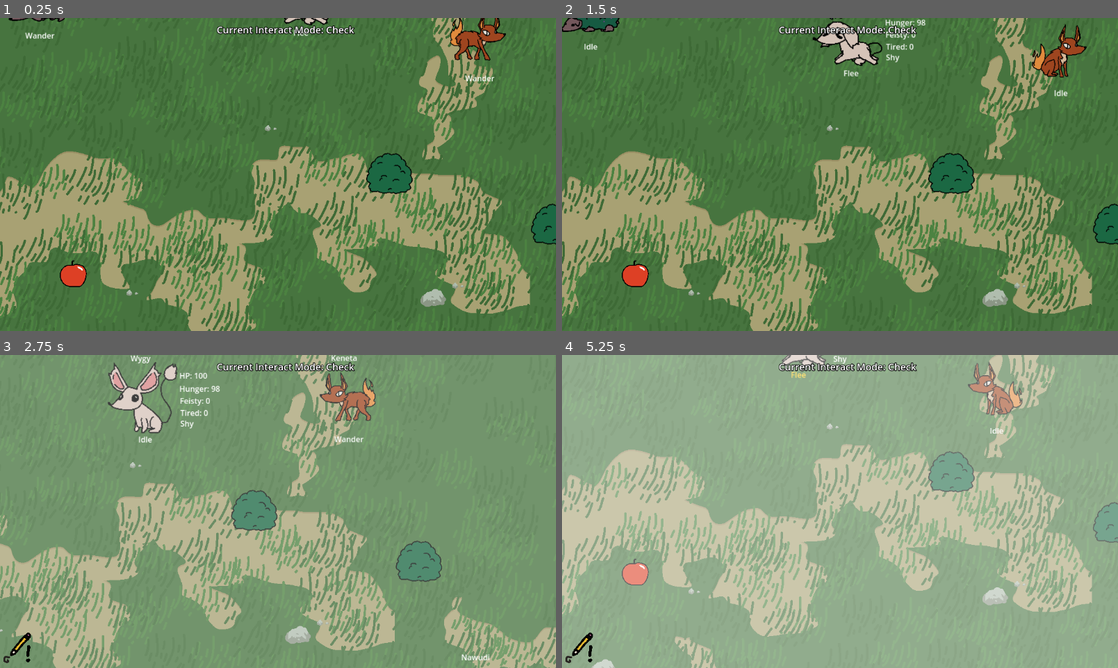
Above: before the commit, frames 1-4 (two rows, left to right).
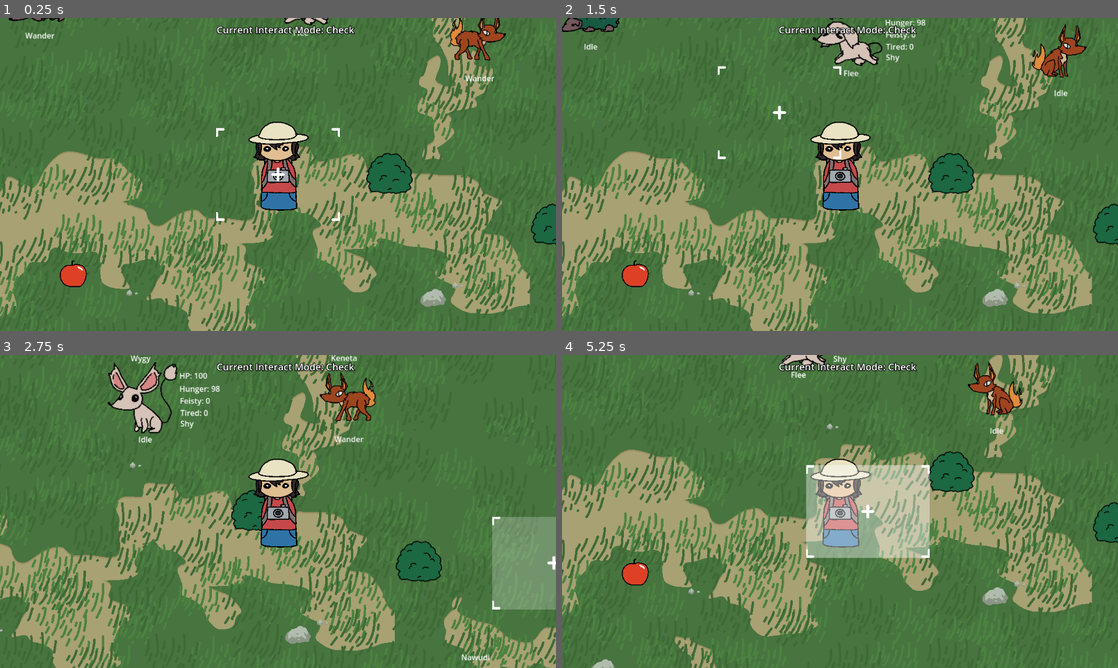
Above: after the commit, the same moments.

Repository: Nathan-Alex-Bremer/game-prototyping-project-3
Game: Godot game, scene res://Scenes/BaseScene.tscn
Two runs of this game, one before a commit and one after it. Both use one fixed random seed, a clock stepped at 60 frames per second and the inputs below.
Inputs (mouse positions are in pixels of both pictures, inside the frame that each line leads up to):
- Up to frame 1 (0.25 s): no input
- Up to frame 2 (1.5 s): drag from (1045, 49) to (634, 274) at 0.52 s; drag from (851, 30) to (634, 274) at 1.27 s
- Up to frame 3 (2.75 s): move the mouse to (555, 561) at 2.02 s; hold D (move_right) from 2.03 s (still down); tap Q (change_action_mode) at 2.1 s; click (555, 561) at 2.17 s; tap Space (capture_screen) at 2.3 s
- Up to frame 4 (5.25 s): release D (move_right) at 2.75 s; drag from (812, 511) to (701, 398) at 2.77 s; move the mouse to (1006, 558) at 3.52 s; hold A (move_left) 3.53-4.25 s; click (1006, 558) at 3.6 s; tap Space (capture_screen) at 3.8, 5.1 s; drag from (673, 464) to (823, 389) at 4.27 s; move the mouse to (867, 511) at 5.02 s; hold S (move_down) from 5.03 s (still down); click (867, 511) at 5.17 s

The runs differ from the first frame. In frame 1, 2.0% of the frame differs, in the area x 38-62%, y 33-65%; in frame 2, 2.0%; in frame 3, 95%, in the area x 0-100%, y 0-100%; in frame 4, 95%.

Commit message:
Added player character and mouse-based camera.

Diff:
--- /dev/null
+++ b/game-prototyping-project-3/Scenes/BaseSceneBackup.tscn
@@ -0,0 +1,67 @@
+[gd_scene load_steps=6 format=3 uid="uid://bn1xxr6qopay"]
+
+[ext_resource type="Script" uid="uid://bsfxihnntm7ml" path="res://Scripts/base_scene.gd" id="1_hpljy"]
+[ext_resource type="PackedScene" uid="uid://pc8elxh64c3m" path="res://Scenes/Food.tscn" id="2_uw7bp"]
+[ext_resource type="Texture2D" uid="uid://b2x8cox65d227" path="res://Art/flash.png" id="3_3m4hc"]
+[ext_resource type="Texture2D" uid="uid://bco4po0psd8mq" path="res://Art/background.png" id="4_q73x0"]
+
+[sub_resource type="RectangleShape2D" id="RectangleShape2D_4ksr6"]
+size = Vector2(20, 2356)
+
+[node name="Node2D" type="Node2D"]
+script = ExtResource("1_hpljy")
+
+[node name="Food" parent="." instance=ExtResource("2_uw7bp")]
+z_index = -1
+position = Vector2(153, 531)
+
+[node name="Flash" type="Sprite2D" parent="."]
+modulate = Color(1, 1, 1, 0)
+z_index = 7
+position = Vector2(576, 324)
+texture = ExtResource("3_3m4hc")
+
+[node name="Background" type="Sprite2D" parent="."]
+z_index = -10
+position = Vector2(690, 450)
+texture = ExtResource("4_q73x0")
+
+[node name="StaticBody2D4" type="StaticBody2D" parent="."]
+collision_layer = 7
+collision_mask = 5
+
+[node name="CollisionShape2D" type="CollisionShape2D" parent="StaticBody2D4"]
+position = Vector2(692, -208)
+rotation = -1.57079
+shape = SubResource("RectangleShape2D_4ksr6")
+
+[node name="StaticBody2D3" type="StaticBody2D" parent="."]
+collision_layer = 7
+collision_mask = 5
+
+[node name="CollisionShape2D" type="CollisionShape2D" parent="StaticBody2D3"]
+position = Vector2(693, 1108)
+rotation = -1.57079
+shape = SubResource("RectangleShape2D_4ksr6")
+
+[node name="StaticBody2D2" type="StaticBody2D" parent="."]
+collision_layer = 7
+collision_mask = 5
+
+[node name="CollisionShape2D" type="CollisionShape2D" parent="StaticBody2D2"]
+position = Vector2(1852, 448)
+shape = SubResource("RectangleShape2D_4ksr6")
+
+[node name="StaticBody2D" type="StaticBody2D" parent="."]
+collision_layer = 7
+collision_mask = 5
+
+[node name="CollisionShape2D" type="CollisionShape2D" parent="StaticBody2D"]
+position = Vector2(-472, 448)
+shape = SubResource("RectangleShape2D_4ksr6")
+
+[node name="MaxPos" type="Node2D" parent="."]
+position = Vector2(1742, 998)
+
+[node name="MinPos" type="Node2D" parent="."]
+position = Vector2(-362, -98)
--- /dev/null
+++ b/game-prototyping-project-3/Scenes/CameraArea.tscn
@@ -0,0 +1,25 @@
+[gd_scene load_steps=5 format=3 uid="uid://o0f3estdyb43"]
+
+[ext_resource type="Script" uid="uid://svk4o55rcymy" path="res://Scripts/camera_area.gd" id="1_bxgb3"]
+[ext_resource type="Texture2D" uid="uid://b1w7uswu2hdcd" path="res://Art/cameramarker.png" id="1_hsoh7"]
+[ext_resource type="Texture2D" uid="uid://b2x8cox65d227" path="res://Art/flash.png" id="3_m3j8b"]
+
+[sub_resource type="RectangleShape2D" id="RectangleShape2D_bxgb3"]
+size = Vector2(256, 192)
+
+[node name="CameraArea" type="Area2D"]
+input_pickable = false
+script = ExtResource("1_bxgb3")
+
+[node name="CollisionShape2D" type="CollisionShape2D" parent="."]
+shape = SubResource("RectangleShape2D_bxgb3")
+
+[node name="Sprite2D" type="Sprite2D" parent="."]
+texture = ExtResource("1_hsoh7")
+
+[node name="Flash" type="Sprite2D" parent="."]
+modulate = Color(1, 1, 1, 0)
+z_index = 7
+position = Vector2(8.46386e-06, 4.41074e-06)
+scale = Vector2(0.222222, 0.296296)
+texture = ExtResource("3_m3j8b")
--- a/game-prototyping-project-3/Scenes/GameState.tscn
+++ b/game-prototyping-project-3/Scenes/GameState.tscn
@@ -7,6 +7,7 @@
 [ext_resource type="PackedScene" uid="uid://pc8elxh64c3m" path="res://Scenes/Food.tscn" id="3_timhb"]
 [ext_resource type="PackedScene" uid="uid://cjh4yfiih2h2h" path="res://Scenes/PlayerObserver.tscn" id="4_timhb"]
 [ext_resource type="PackedScene" uid="uid://lavky42twi00" path="res://Scenes/Bush.tscn" id="6_7pu5x"]
+[ext_resource type="PackedScene" uid="uid://o0f3estdyb43" path="res://Scenes/CameraArea.tscn" id="8_hahlw"]
 
 [node name="GameState" type="Node2D"]
 script = ExtResource("1_6swv3")
@@ -16,3 +17,4 @@
 food_scene = ExtResource("3_timhb")
 bush_scene = ExtResource("6_7pu5x")
 player_scene = ExtResource("4_timhb")
+camera_area_scene = ExtResource("8_hahlw")
--- a/game-prototyping-project-3/Scenes/PlayerObserver.tscn
+++ b/game-prototyping-project-3/Scenes/PlayerObserver.tscn
@@ -1,13 +1,15 @@
-[gd_scene load_steps=9 format=3 uid="uid://cjh4yfiih2h2h"]
+[gd_scene load_steps=11 format=3 uid="uid://cjh4yfiih2h2h"]
 
 [ext_resource type="Script" uid="uid://b1ae65hd7fin6" path="res://Scripts/player_observer.gd" id="1_4o3b8"]
 [ext_resource type="PackedScene" uid="uid://0wnkaj8ql8" path="res://Scenes/Journal.tscn" id="2_8kdyt"]
 [ext_resource type="Texture2D" uid="uid://b2x8cox65d227" path="res://Art/flash.png" id="3_40w55"]
 [ext_resource type="Texture2D" uid="uid://b5de8vnm8oilm" path="res://Art/popup.png" id="4_swban"]
 [ext_resource type="Texture2D" uid="uid://2m1yrox10dmj" path="res://Art/journalnotif.png" id="5_jpdhb"]
+[ext_resource type="Texture2D" uid="uid://c7walfx5ihva3" path="res://Art/player.png" id="6_jpdhb"]
+[ext_resource type="PackedScene" uid="uid://o0f3estdyb43" path="res://Scenes/CameraArea.tscn" id="7_hnjst"]
 
 [sub_resource type="RectangleShape2D" id="RectangleShape2D_8kdyt"]
-size = Vector2(1152, 648)
+size = Vector2(85, 127)
 
 [sub_resource type="LabelSettings" id="LabelSettings_fjm26"]
 font_size = 20
@@ -22,7 +24,7 @@
 shadow_size = 0
 shadow_color = Color(0, 0, 0, 0.701961)
 
-[node name="PlayerObserver" type="CharacterBody2D"]
+[node name="PlayerObserver" type="CharacterBody2D" groups=["player"]]
 collision_layer = 4
 collision_mask = 4
 script = ExtResource("1_4o3b8")
@@ -38,8 +40,8 @@
 &"Predator": NodePath("JournalPagePredator")
 }
 
-[node name="CollisionShape2D" type="CollisionShape2D" parent="."]
-position = Vector2(576, 324)
+[node name="CollisionShape2D" type="CollisionShape2D" parent="." groups=["player"]]
+position = Vector2(577.5, 340.5)
 shape = SubResource("RectangleShape2D_8kdyt")
 
 [node name="Flash" type="Sprite2D" parent="."]
@@ -86,3 +88,11 @@
 z_index = 7
 position = Vector2(576, 324)
 texture = ExtResource("3_40w55")
+
+[node name="Sprite2D" type="Sprite2D" parent="."]
+z_index = 2
+position = Vector2(577, 308)
+texture = ExtResource("6_jpdhb")
+
+[node name="CameraArea" parent="." instance=ExtResource("7_hnjst")]
+z_index = 7
--- a/game-prototyping-project-3/Scripts/JournalPages/journal_page_plant_creature.gd
+++ b/game-prototyping-project-3/Scripts/JournalPages/journal_page_plant_creature.gd
@@ -109,7 +109,7 @@
 				$StateDropFood.text = "- DROP FOOD: The fruit they drop from their body is eaten by many other creatures."
 				$StateWander.modulate = Color(0.0, 0.5, 0.0, 1.0)
 				progress += 1
-		"Poison":
+		"Poison Dust":
 			if times_found == 1:
 				$StatePoison.text = "- POISON: Shakes wildly to scatter a poisonous dust when threatened."
 				$StatePoison.modulate = Color(0.0, 0.0, 0.0, 1.0)
--- a/game-prototyping-project-3/Scripts/base_scene.gd
+++ b/game-prototyping-project-3/Scripts/base_scene.gd
@@ -6,6 +6,7 @@
 var timer: float
 
 var player: PlayerObserver
+var camera_area: CameraArea
 
 # State changing
 var interact_mode_text: StringName = "Current Interact Mode: "
@@ -18,6 +19,9 @@
 	timer = timer_count
 
 	# Instantiate a player observer
+	#camera_area = GameState.camera_area_scene.instantiate()
+	#add_child(camera_area)
+
 	player = GameState.player_scene.instantiate()
 	player.connect("CapturedState", on_capture_state)
 	player.connect("ClickedFood", on_clicked_food)
@@ -25,6 +29,7 @@
 	player.connect("ChangeJournalPage", on_change_journal_page)
 	player.connect("ChangeMode", on_change_mode)
 	player.connect("ToggleCreatureStats", on_toggle_creature_stats)
+	# player.connect_camera_area(camera_area)
 	add_child(player)
 
 	# Instantiate a creature
--- /dev/null
+++ b/game-prototyping-project-3/Scripts/camera_area.gd
@@ -0,0 +1,20 @@
+extends Area2D
+
+class_name CameraArea
+
+var camera
+
+# Called when the node enters the scene tree for the first time.
+func _ready() -> void:
+	camera = get_viewport().get_camera_2d()
+	# position = DisplayServer.mouse_get_position()
+
+
+# Called every frame. 'delta' is the elapsed time since the previous frame.
+func _process(delta: float) -> void:
+	position = camera.get_global_mouse_position() - get_parent().position
+	# position = DisplayServer.mouse_get_position() - Vector2i(700, 470)
+	# print(position)
+
+func get_flash() -> Sprite2D:
+	return $Flash
--- a/game-prototyping-project-3/Scripts/creature.gd
+++ b/game-prototyping-project-3/Scripts/creature.gd
@@ -248,6 +248,9 @@
 func change_visibility(val: bool) -> void:
 	visible = val
 
+func change_label_color(val: Color) -> void:
+	$StateLabel.modulate = val
+
 # Way for the player to give a signal to creatures
 func send_signal(signal_type: StringName, signal_sender: Node2D) -> void:
 	blackboard.signal_type = signal_type
--- a/game-prototyping-project-3/Scripts/game_state.gd
+++ b/game-prototyping-project-3/Scripts/game_state.gd
@@ -26,6 +26,7 @@
 # Player
 @export var player_scene: PackedScene
 var player_in_journal: bool = false
+@export var camera_area_scene: PackedScene
 
 var screen_size: Vector2
 
@@ -94,7 +95,7 @@
 	found_states["PlantCreature"]["Annoyed"] = 0
 	found_states["PlantCreature"]["Play"] = 0
 	found_states["PlantCreature"]["Drop Food"] = 0
-	found_states["PlantCreature"]["Poison"] = 0
+	found_states["PlantCreature"]["Poison Dust"] = 0
 	found_states["PlantCreature"]["Flee"] = 0
 
 func get_state_in_journal(creature_name: StringName, state_name: StringName) -> bool:
--- a/game-prototyping-project-3/Scripts/player_observer.gd
+++ b/game-prototyping-project-3/Scripts/player_observer.gd
@@ -10,6 +10,7 @@
 var message_timer: float = 0
 
 # Camera
+# var camera_area: CameraArea
 var camera_speed: float = 400
 var camera_cooldown: float = 0
 var camera_max_cooldown: float = 0.5
@@ -30,7 +31,7 @@
 # Called every frame. 'delta' is the elapsed time since the previous frame.
 func _process(delta: float) -> void:
 	# Update flash
-	$Flash.modulate.a = lerp($Flash.modulate.a, 0.0, 0.03)
+	$CameraArea.get_flash().modulate.a = lerp($CameraArea.get_flash().modulate.a, 0.0, 0.03)
 
 	if camera_cooldown > 0:
 		camera_cooldown -= delta
@@ -124,15 +125,19 @@
 	# Handles movement, collision, and sliding along collision surfaces
 	var collision = move_and_slide()
 
+#func connect_camera_area(cam: CameraArea) -> void:
+	#camera_area = cam
+
 func capture_creature_states() -> void:
 	# Start camera flash effect
-	$Flash.modulate.a = 0.5
+	$CameraArea.get_flash().modulate.a = 0.5
 
 	# Record found states
-	var creatures = get_tree().get_nodes_in_group("creature")
+	# var creatures = get_tree().get_nodes_in_group("creature")
+	var creatures = $CameraArea.get_overlapping_bodies()
 
 	for creature in creatures:
-		if creature.get_is_visible():
+		if creature.is_in_group("creature") and creature.get_is_visible():
 		# if (0 <= creature.position.x and creature.position.x <= GameState.screen_size.x) and (0 <= creature.position.y and creature.position.y <= GameState.screen_size.y):
 			var creature_statemachine: StateMachine = creature.get_node("StateMachine")
 
@@ -146,6 +151,11 @@
 				return
 
 			CapturedState.emit(creature_type, creature_state)
+
+			if GameState.get_state_in_journal(creature_type, creature_state):
+				creature.change_label_color(Color(0.1, 1.0, 0.8, 1.0))
+			else:
+				creature.change_label_color(Color(0, 0.7, 0.65, 1.0))
 
 func open_journal() -> void:
 	$Journal.toggle_opened()
Binary file added: game-prototyping-project-3/Art/cameramarker.png
Not shown, added: game-prototyping-project-3/Art/cameramarker.png.import
Binary file added: game-prototyping-project-3/Art/player.png
Not shown, added: game-prototyping-project-3/Art/player.png.import
Not shown: 1 places in game-prototyping-project-3/Scenes/GameState.tscn that only renumber resources
Not shown, added: game-prototyping-project-3/Scripts/camera_area.gd.uid
